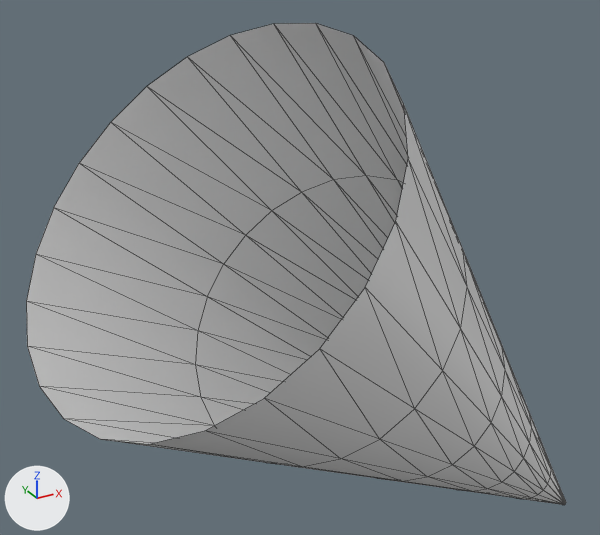
Two versions of the OBJ model NorfolkVizApp/depends/models/B01.obj, one commit apart.
Camera for both pictures: a 50 mm camera at (-980.0, -719.0, 239.0) aimed at (-629.0, -79.0, -81.0). The lights are fixed; the arrows at lower left show +X, +Y and +Z. Mesh edges are drawn as thin lines. Where no turn or scale is listed for an object, it has been applied to the vertices.

Objects in the first picture: 'B01'.
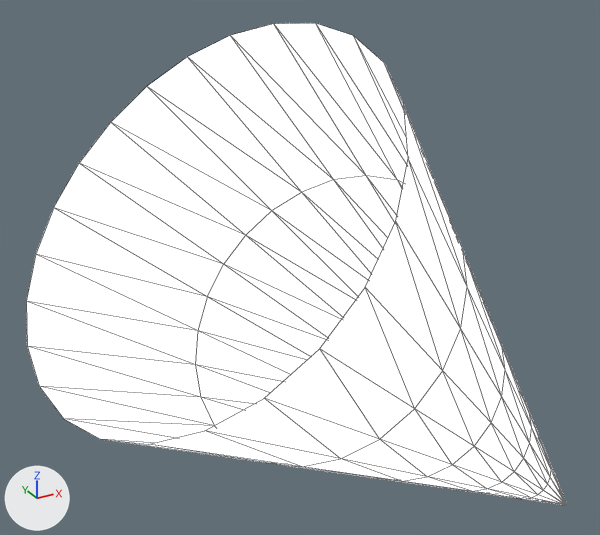
Edits to the bpy script that builds the scene:
```text
Add img_lightgrad_jpg:
    img_lightgrad_jpg = load_image('lightGrad.jpg', 'lightGrad.jpg', 128, 128, 'sRGB')
Add mat_17___default:
    mat_17___default = principled_material('17___Default')
    mat_17___default.texture = img_lightgrad_jpg
    mat_17___default.roughness = 0.9
    mat_17___default.emission_strength = 1.0
Change me_b01:
    where me_b01.from_pydata(...)  # 144 vertices, 262 faces; spans x -896.0..-172.0, y -357.0..-27.0, z -563.0..157.0
    add me_b01.materials.append(mat_17___default)  # picture img_lightgrad_jpg
```

Location of each change, (x1, y1, x2, y2) in pixels of the pictures (600 x 535 px):
'B01', recoloured (grey to white): (26, 23, 566, 505) in both
